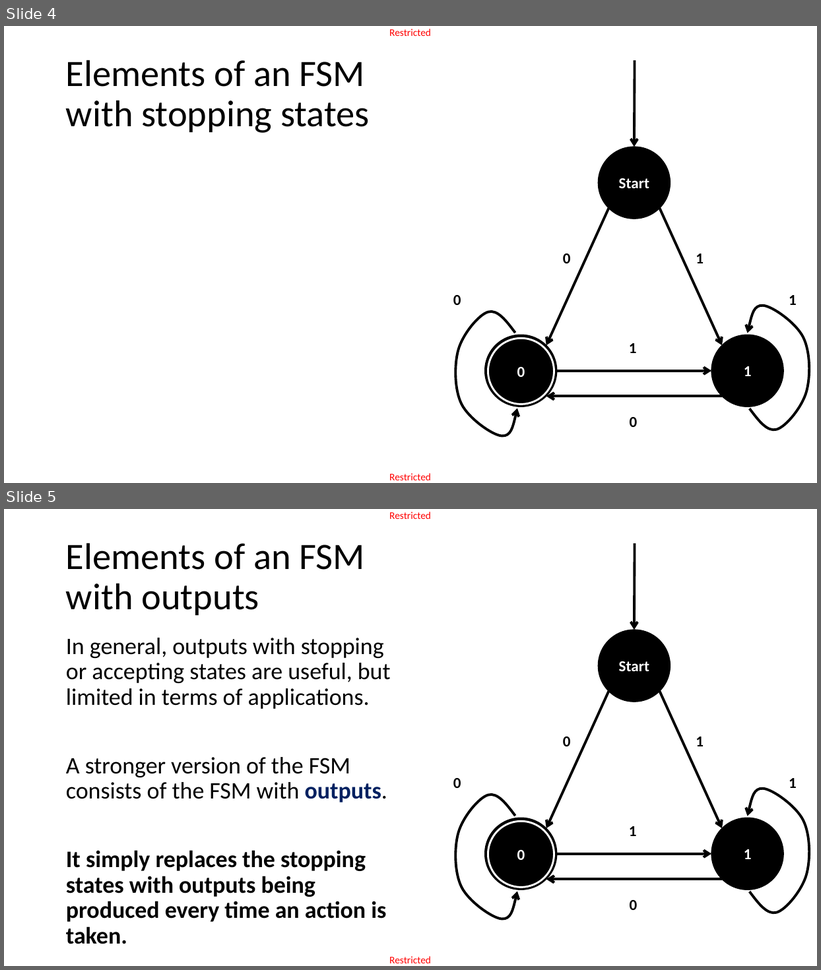
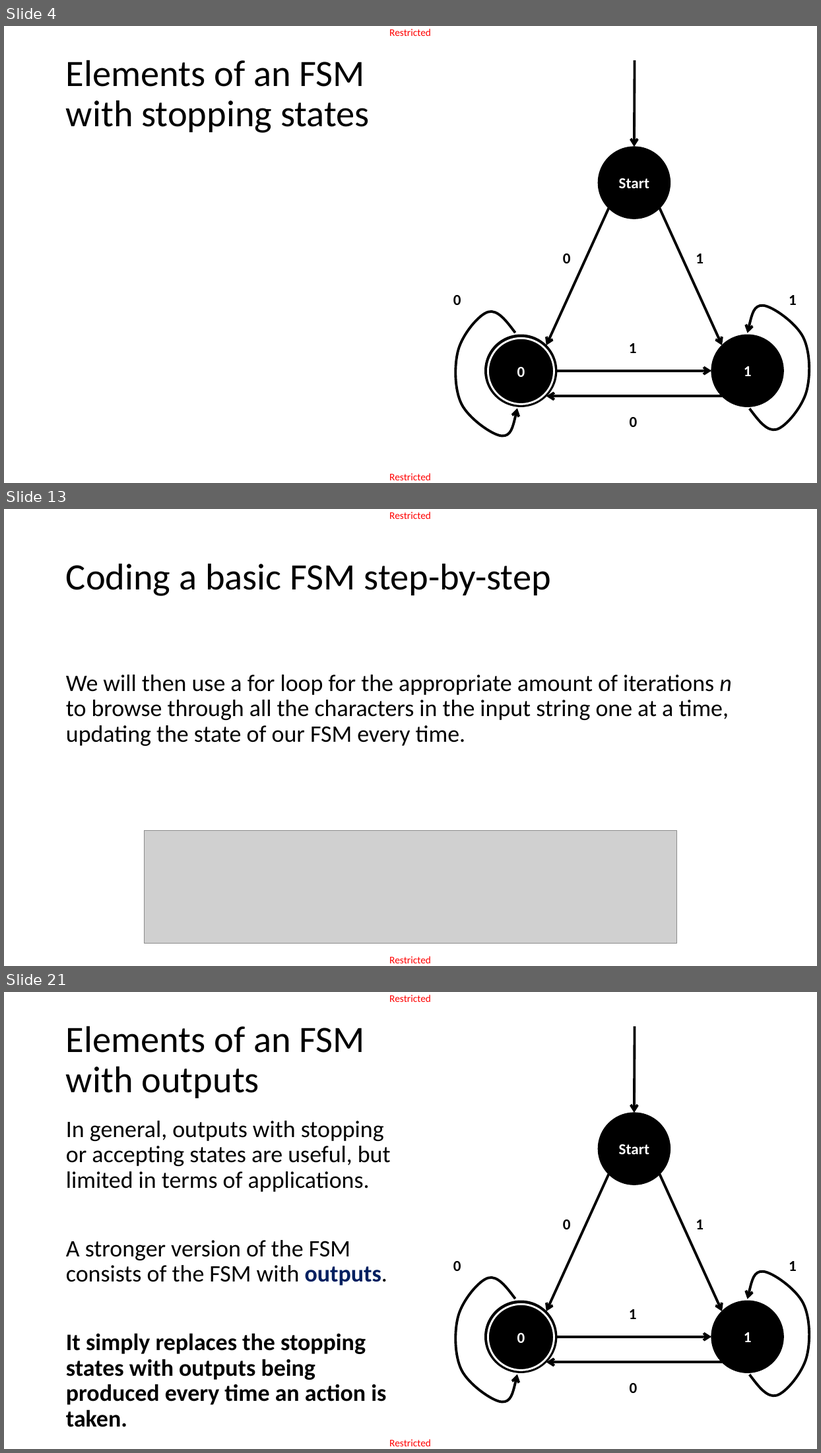
Before and after one commit to matthieudemari/SUTD_PLC_50_051, a slide deck: W9/W9S1/W9S1.pptx. Shown one above the other, each under a label of ours: slides 4 and 5 before the commit, slides 4, 13 and 21 after it; the slides between them are not shown. The pictures are 821x970 and 821x1453 pixels, drawn with LibreOffice and Linux fonts; fonts in the diff are those of the drawing; grey boxes stand for pictures. Boxes give left, top, right and bottom in pixels: in the first picture for what was removed or moved away, otherwise in the second. Text is boxed around its words. In the diff, an @@ line names an element or a change of style, - is before the commit and + after.

```diff
--- a/W9/W9S1/W9S1.pptx
+++ b/W9/W9S1/W9S1.pptx
@@ slide 13 added at (x1=4, y1=509, x2=817, y2=966), background #FFFFFF; not listed: 2 template elements that a slide beside it also shows @@
@@ title added at (x1=66, y1=563, x2=551, y2=596), 44 pt, text #000000 @@
+Coding a basic FSM step-by-step
@@ text added at (x1=66, y1=675, x2=731, y2=746), 28 pt, text #000000 @@
+We will then use a for loop for the appropriate amount of iterations n to browse through all the characters in the input string one at a time, updating the state of our FSM every time.
@@ picture added at (x1=145, y1=830, x2=677, y2=943) @@
@@ what was slide 5 is now slide 21 @@
```
Also in this commit, not shown: 2 slides changed, 27 other slides added, 9 other files.
